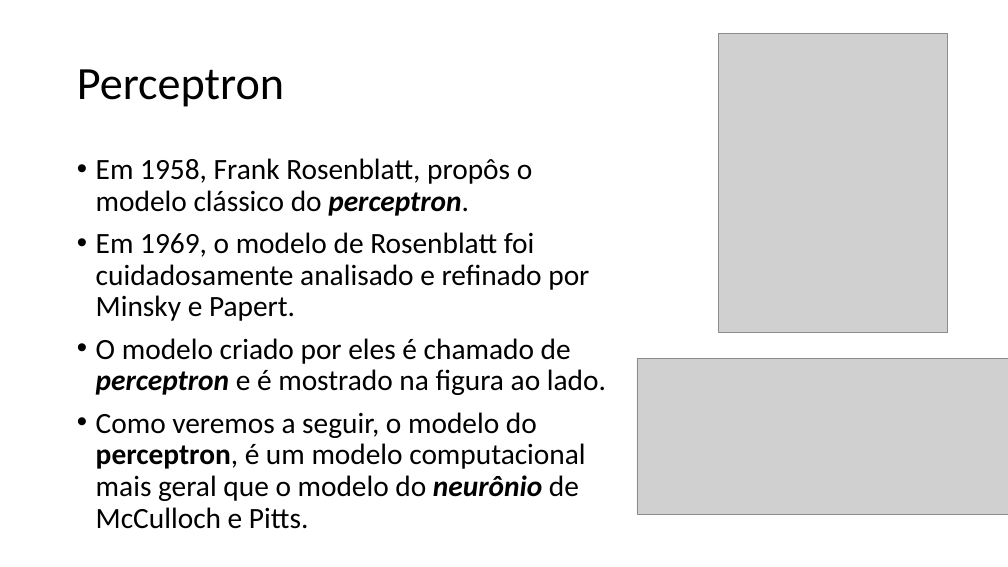
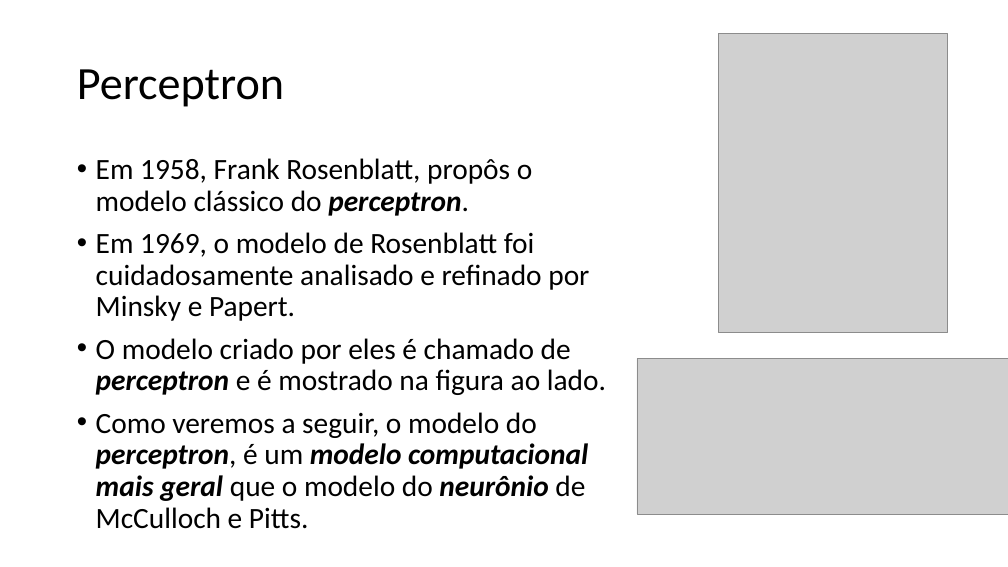
Before and after one commit to zz4fap/t320_aprendizado_de_maquina, a slide deck: slide 14 of slides/T320_Redes_Neurais_Artificiais (Parte I).pptx (slide 13 before the commit). Drawn at 1008x567 pixels with LibreOffice and Linux fonts; fonts in the diff are those of the drawing; grey boxes stand for pictures. Boxes give left, top, right and bottom in pixels: in the first picture for what was removed or moved away, otherwise in the second. Text is boxed around its words. In the diff, an @@ line names an element or a change of style, - is before the commit and + after.

```diff
--- a/slides/T320_Redes_Neurais_Artificiais (Parte I).pptx
+++ b/slides/T320_Redes_Neurais_Artificiais (Parte I).pptx
@@ text at [96,412,588,529]: bold on in "modelo computacional mais geral"; italic on in "perceptron, modelo computacional mais geral" @@
```
Also in this commit, not shown: 3 other slides changed, 1 slide added.
